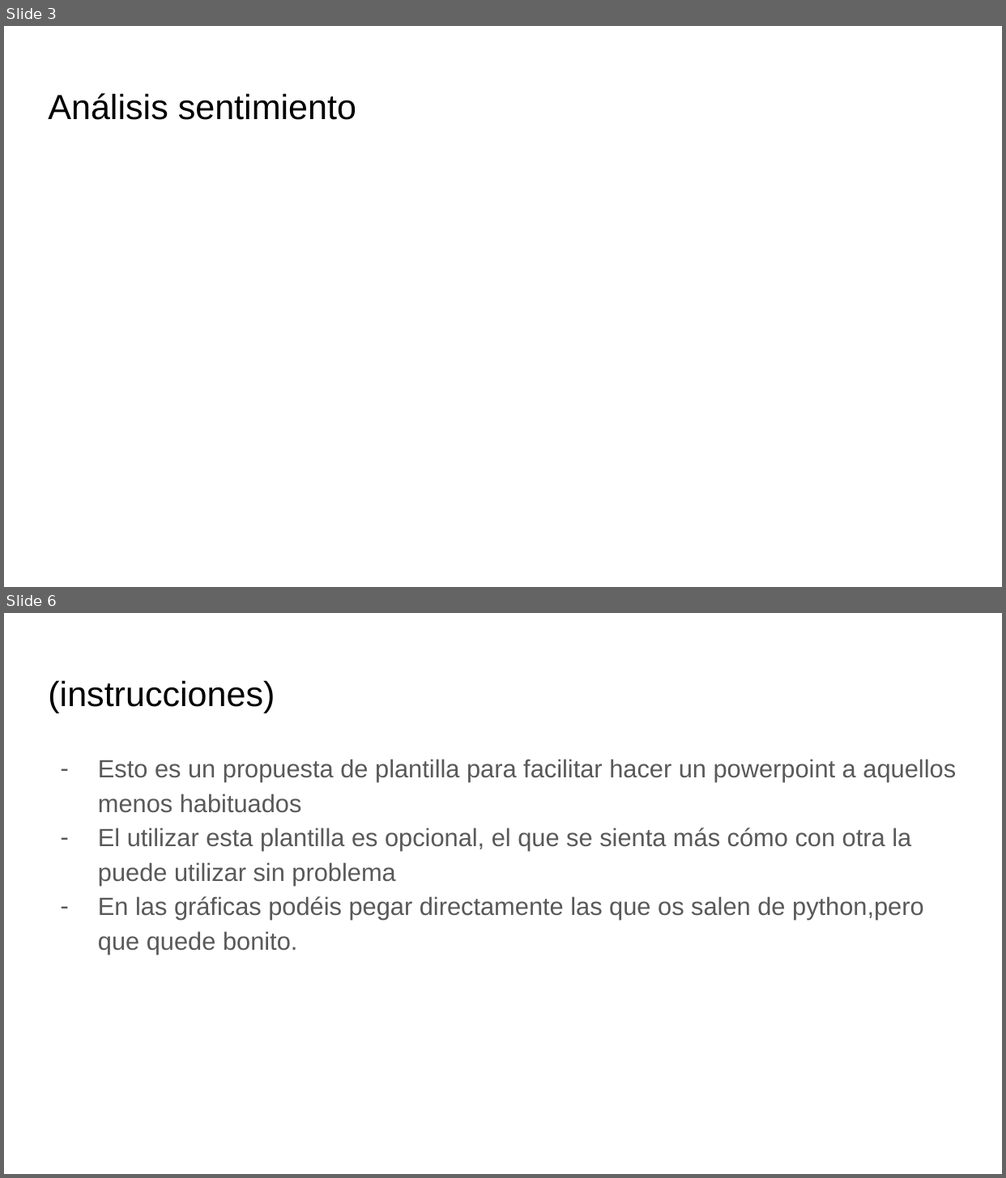
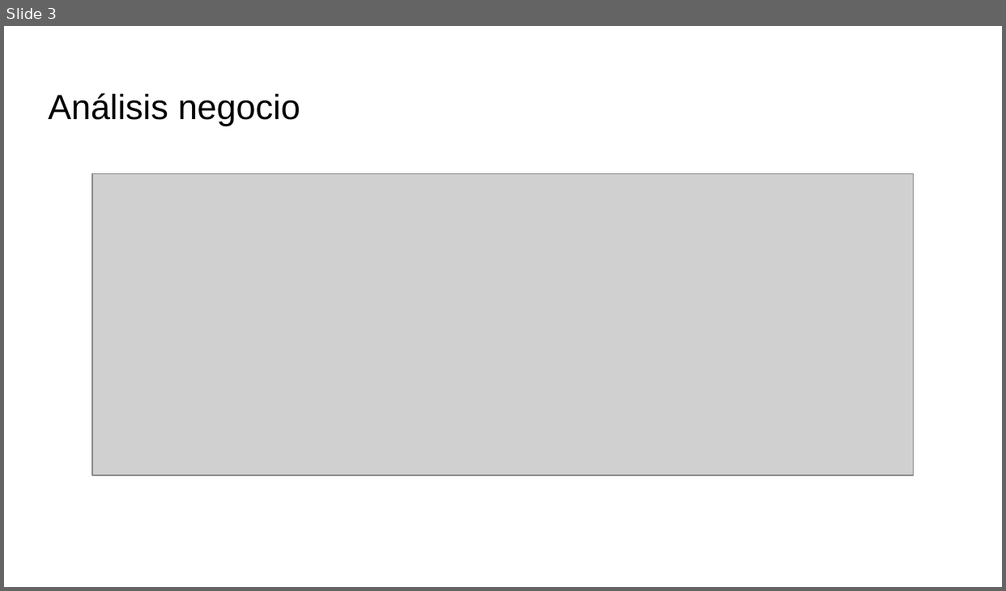
Before and after one commit to Ocnarf2070/practica_final_ML_Franco_Gonzalez, a slide deck: Analisis_de_recompra.pptx. Shown one above the other, each under a label of ours: slides 3 and 6 before the commit, slide 3 after it; the slides between them are not shown. The pictures are 1006x1178 and 1006x591 pixels, drawn with LibreOffice and Linux fonts; fonts in the diff are those of the drawing; grey boxes stand for pictures. Boxes give left, top, right and bottom in pixels: in the first picture for what was removed or moved away, otherwise in the second. Text is boxed around its words. In the diff, an @@ line names an element or a change of style, - is before the commit and + after.

```diff
--- a/Analisis_de_recompra.pptx
+++ b/Analisis_de_recompra.pptx
@@ slide 6 removed at (x1=4, y1=613, x2=1002, y2=1174), background #FFFFFF @@
@@ title removed at (x1=48, y1=680, x2=275, y2=713) @@
-(instrucciones)
@@ text removed at (x1=98, y1=759, x2=956, y2=954) @@
-– Esto es un propuesta de plantilla para facilitar hacer un powerpoint a aquellos menos habituados
-– El utilizar esta plantilla es opcional, el que se sienta más cómo con otra la puede utilizar sin problema
-– En las gráficas podéis pegar directamente las que os salen de python,pero que quede bonito.
@@ slide 3 changed as well @@
@@ title at (x1=48, y1=93, x2=300, y2=126): text changed @@
-Análisis sentimiento
+Análisis negocio
@@ picture added at (x1=93, y1=173, x2=914, y2=475) @@
```
Also in this commit, not shown: 3 other slides changed, 2 slides added, 1 other slide removed, 1 other file.
